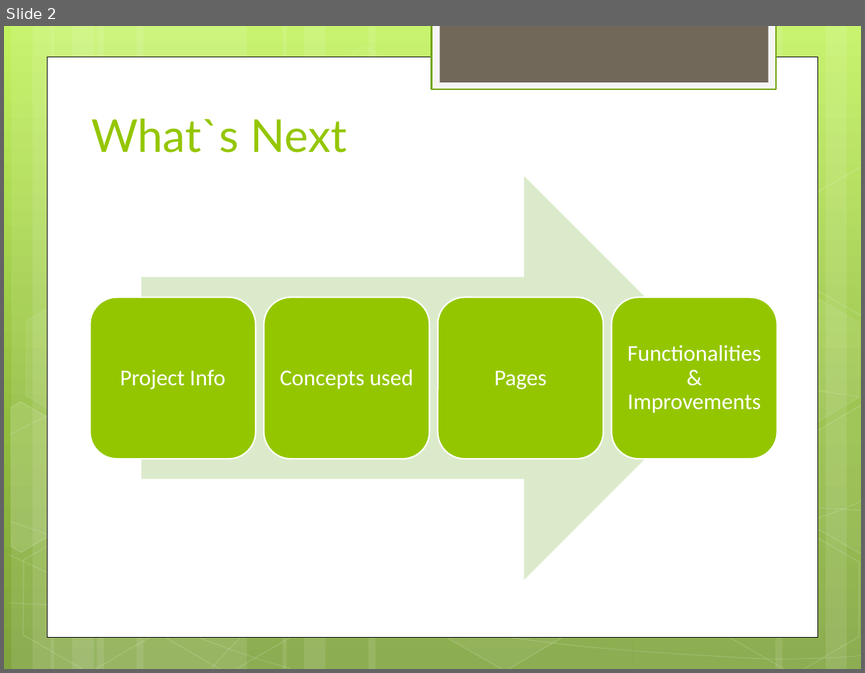
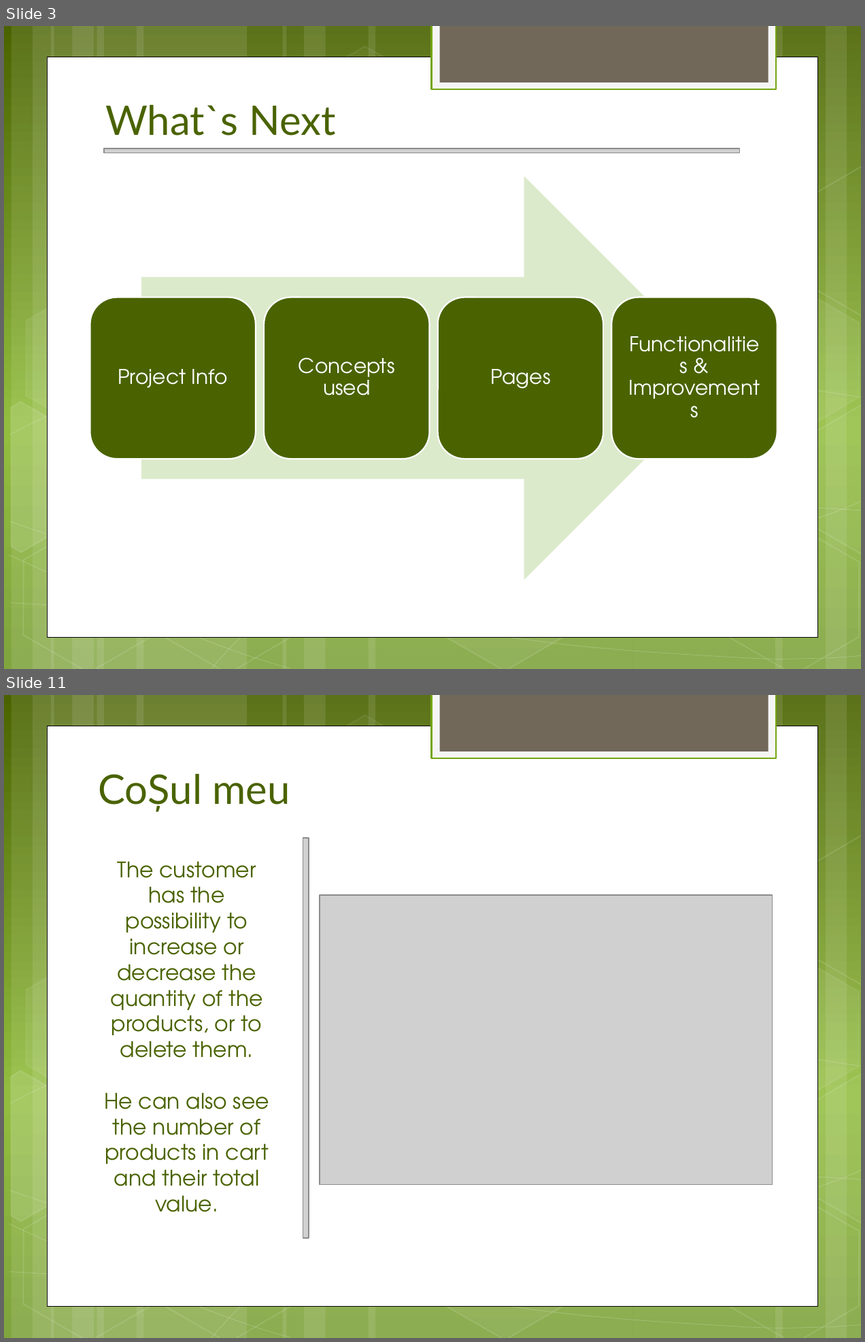
Before and after one commit to Daniela-MI/Final-Project, a slide deck: TeaHi.pptx. Shown one above the other, each under a label of ours: slide 2 before the commit, slides 3 and 11 after it; the slides between them are not shown. The pictures are 865x673 and 865x1342 pixels, drawn with LibreOffice and Linux fonts; fonts in the diff are those of the drawing; grey boxes stand for pictures. Boxes give left, top, right and bottom in pixels: in the first picture for what was removed or moved away, otherwise in the second. Text is boxed around its words. In the diff, an @@ line names an element or a change of style, - is before the commit and + after.

```diff
--- a/TeaHi.pptx
+++ b/TeaHi.pptx
@@ slide 11 added at [4,695,861,1338], background gradient #4A6300 to #93BF3F to #81A53E; not listed: 31 template elements that a slide beside it also shows @@
@@ title added at [99,774,290,811], 34.2 pt, text #4A6300 @@
+CoȘul meu
@@ picture added at [303,838,309,1238] @@
@@ text added at [104,861,269,1212], 18 pt, text #4A6300 @@
+The customer has the possibility to increase or decrease the quantity of the products, or to delete them.
+He can also see the number of products in cart and their total value.
@@ picture added at [320,895,772,1184] @@
@@ what was slide 2 is now slide 3 @@
@@ slide 3 changed as well @@
@@ background gradient #C3F35F to #93BF3F to #81A53E to gradient #4A6300 to #93BF3F to #81A53E @@
@@ title "What`s Next": place and size @@
-title "What`s Next" at [91,118,347,152]
+title "What`s Next" at [105,105,335,135]
@@ title "What`s Next" at [105,105,335,135]: size 38 to 34.2 pt, text colour #94C600 to #4A6300 @@
@@ picture added at [104,148,740,152] @@
@@ fill #94C600 to #4A6300 in 4 elements at [90,297,255,458], [264,297,429,458], [438,297,603,458], [611,297,777,458] @@
@@ size 19 to 17 pt, font Calibri to TeX Gyre Adventor in 4 elements at [118,369,228,388], [298,357,395,395], [490,369,550,388], [619,305,769,451] @@
```
Also in this commit, not shown: 1 other slide changed, 10 other slides added, 1 slide removed, 24 other files.
